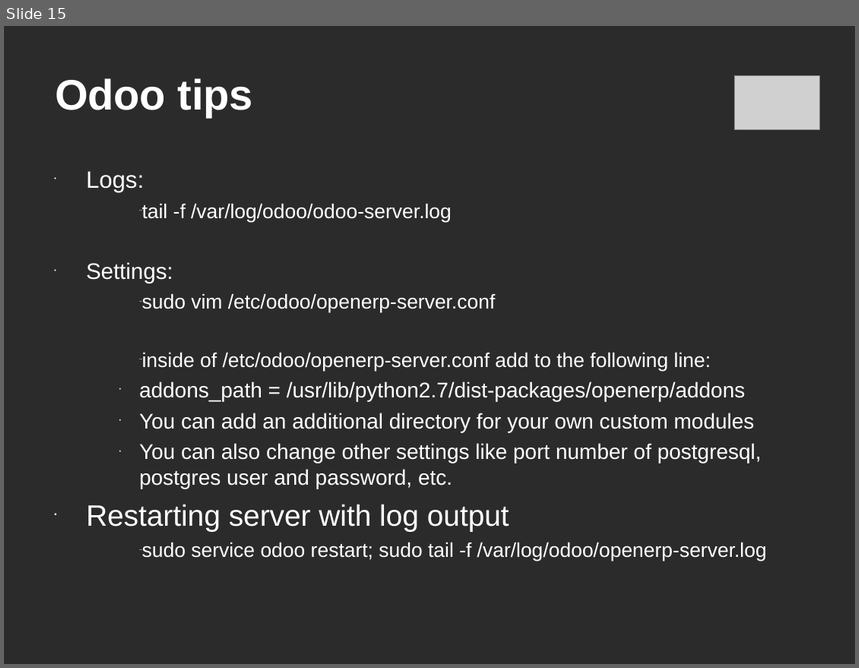
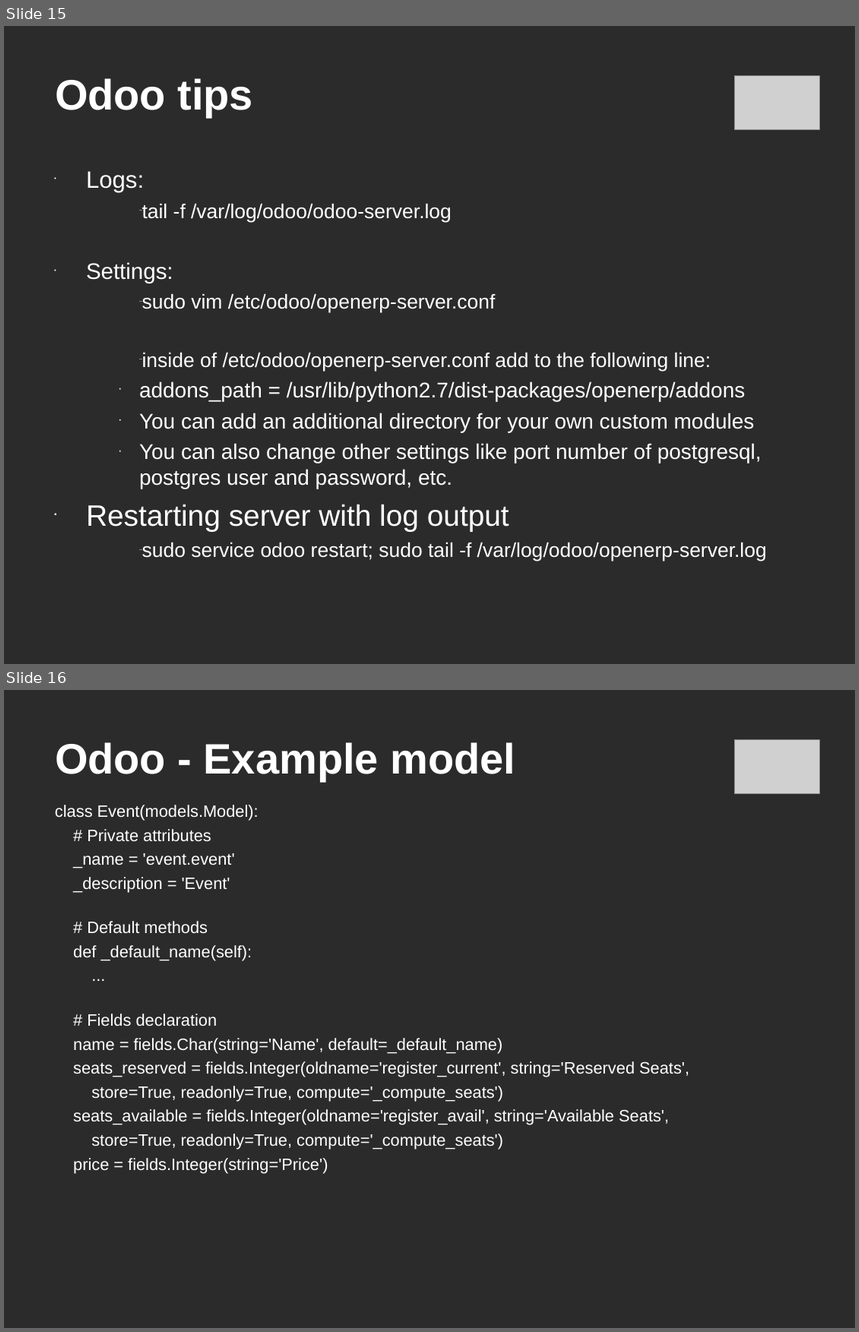
Before and after one commit to c-goosen/ctpug_11_july, a slide deck: Presentation/ctpug-odoo-11_july.ppt. Shown one above the other, each under a label of ours: slide 15 before the commit, slides 15 and 16 after it. The pictures are 859x668 and 859x1332 pixels, drawn with LibreOffice and Linux fonts; fonts in the diff are those of the drawing; grey boxes stand for pictures; background and template pictures are left out; a plain dark background stands for a picture behind light text. Boxes give left, top, right and bottom in pixels: in the first picture for what was removed or moved away, otherwise in the second. Text is boxed around its words. In the diff, an @@ line names an element or a change of style, - is before the commit and + after.

```diff
--- a/Presentation/ctpug-odoo-11_july.ppt
+++ b/Presentation/ctpug-odoo-11_july.ppt
@@ slide 16 added at <box>4,690,855,1328</box>, background picture (left out) @@
@@ title added at <box>55,742,515,781</box>, 36 pt, text #FFFFFF, bold @@
+Odoo - Example model
@@ picture added at <box>734,739,819,794</box> @@
@@ text added at <box>55,805,690,1173</box>, 14 pt, text #FFFFFF @@
+class Event(models.Model):
+# Private attributes
+_name = 'event.event'
+_description = 'Event'
+# Default methods
+def _default_name(self):
+...
+# Fields declaration
+name = fields.Char(string='Name', default=_default_name)
+seats_reserved = fields.Integer(oldname='register_current', string='Reserved Seats',
+store=True, readonly=True, compute='_compute_seats')
+seats_available = fields.Integer(oldname='register_avail', string='Available Seats',
+store=True, readonly=True, compute='_compute_seats')
+price = fields.Integer(string='Price')
```
Also in this commit, not shown: 2 slides changed, 4 other slides added.
